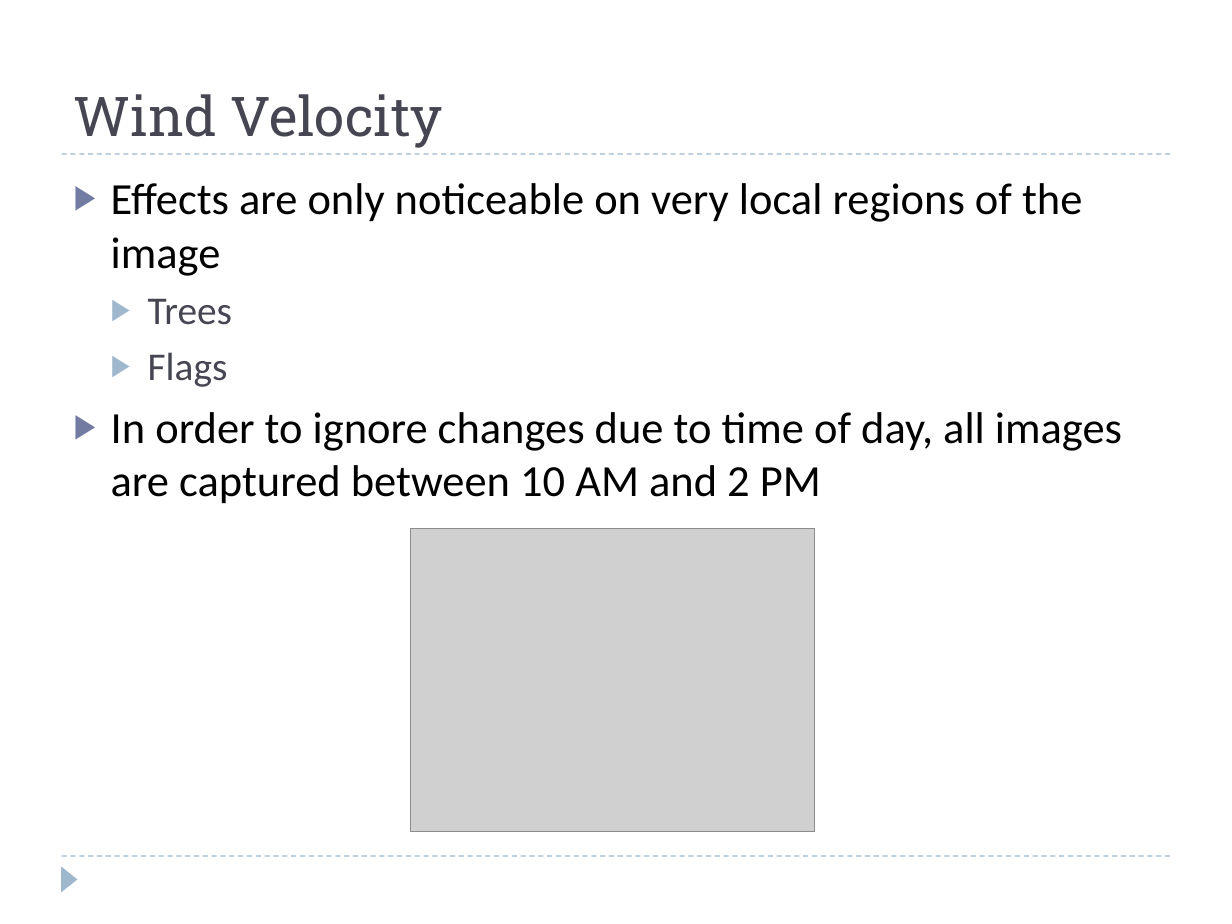
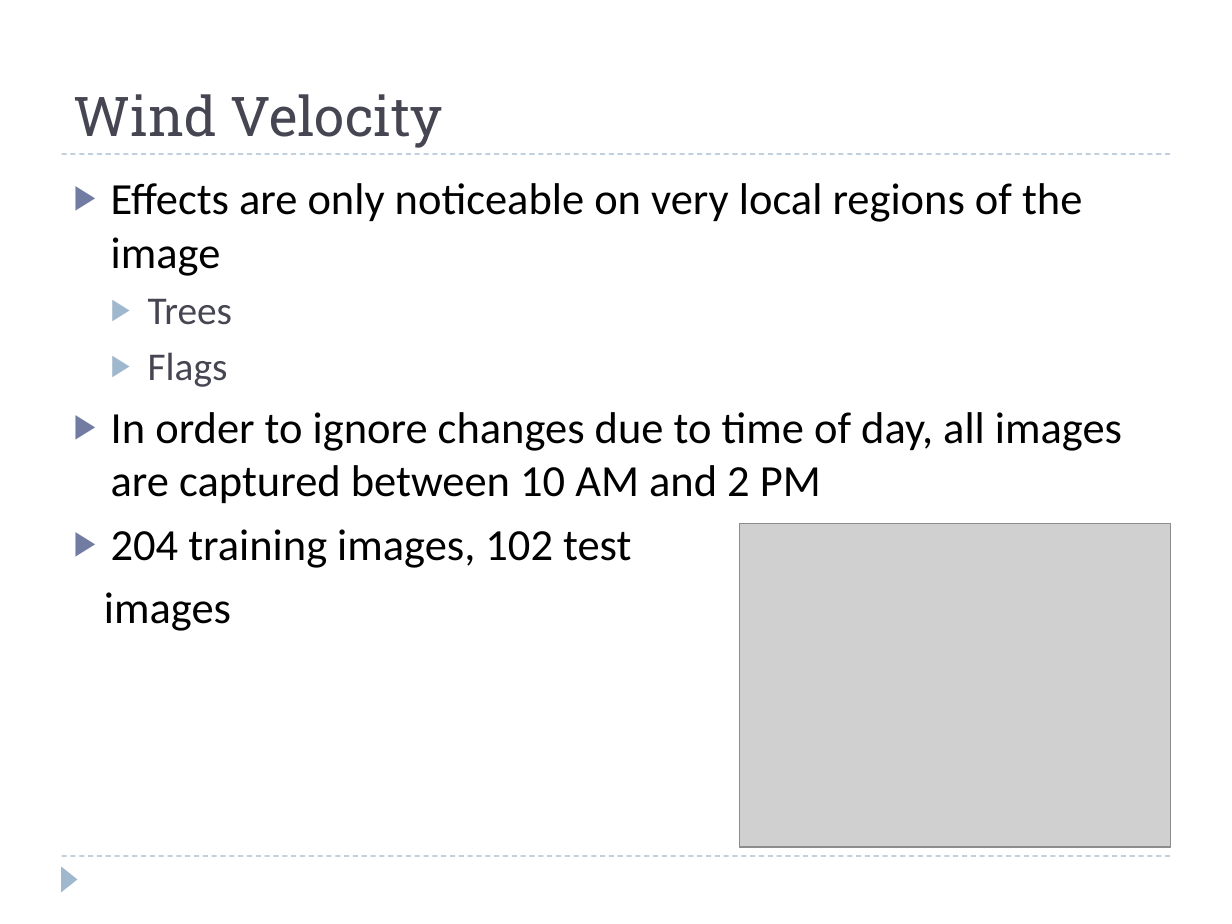
Before and after one commit to rspeyer/rzs-thesis, a slide deck: slide 16 of thesis-defense.pptx (slide 15 before the commit). Drawn at 1232x924 pixels with LibreOffice and Linux fonts; fonts in the diff are those of the drawing; grey boxes stand for pictures. Boxes give left, top, right and bottom in pixels: in the first picture for what was removed or moved away, otherwise in the second. Text is boxed around its words. In the diff, an @@ line names an element or a change of style, - is before the commit and + after.

```diff
--- a/thesis-defense.pptx
+++ b/thesis-defense.pptx
@@ text at bbox=[104, 529, 631, 631]: paragraphs added @@
+▶ 204 training images, 102 test
+images
@@ picture: place and size @@
-picture at bbox=[410, 529, 814, 832]
+picture at bbox=[739, 524, 1170, 846]
```
Also in this commit, not shown: 13 other slides changed, 6 slides added, 4 slides removed, 3 other files.
